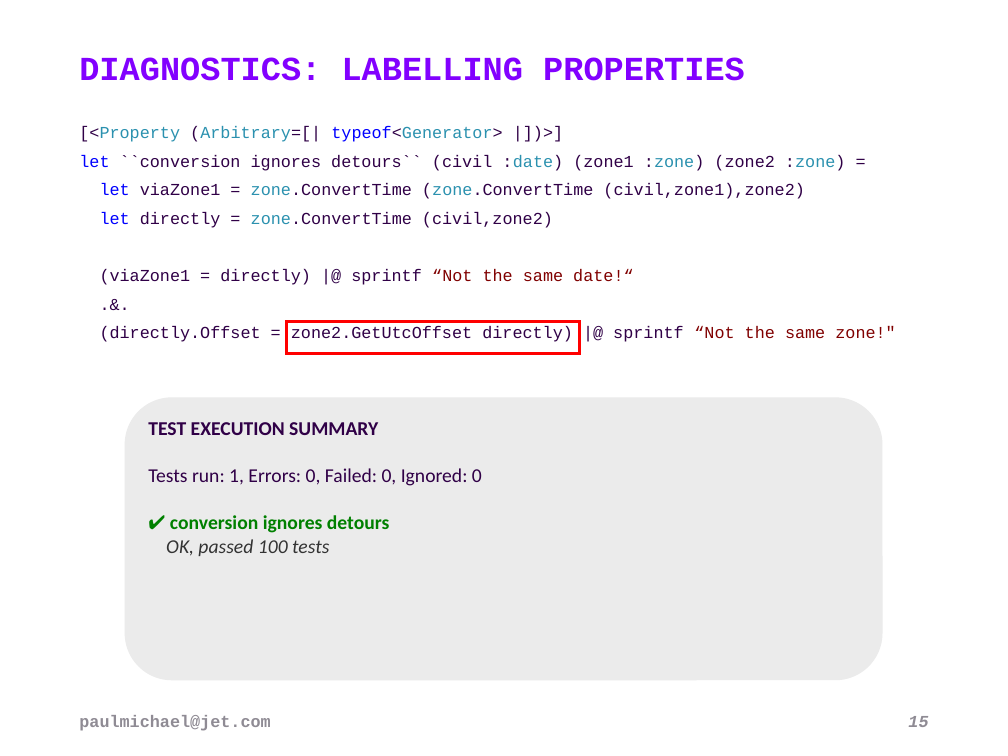
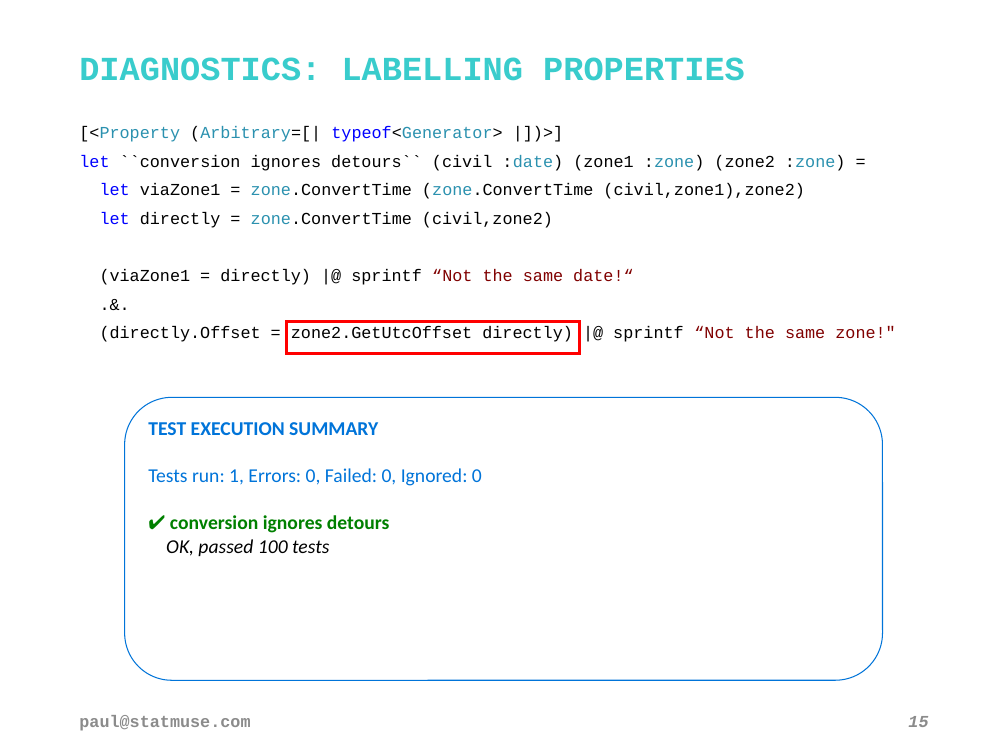
Before and after one commit to pblasucci/quickpbt, a slide deck: slide 15 of quickpbt.pptx. Drawn at 1008x756 pixels with LibreOffice and Linux fonts; fonts in the diff are those of the drawing; background and template pictures are left out. Boxes give left, top, right and bottom in pixels: in the first picture for what was removed or moved away, otherwise in the second. Text is boxed around its words. In the diff, an @@ line names an element or a change of style, - is before the commit and + after.

Commit message:
updated slide deck (statmuse); added pdf version of presentation

```diff
--- a/quickpbt.pptx
+++ b/quickpbt.pptx
@@ text "DIAGNOSTICS: LABELLING PROPERTIES" at bbox=[79, 57, 745, 81]: text colour #8200FF to #39CCCC @@
@@ text "[<Property (Arbitrary=[| typeof<Generator> |])>]" at bbox=[79, 126, 895, 342]: text colour #300047 to #000000 in "[<Property (Arbitrary=[| typeof<Generator> |])>]", "``conversion ignores detours`` (civil :date) (zone1 :zone) ...", "viaZone1 = zone.ConvertTime (zone.ConvertTime (civil,zone1), ...", "directly = zone.ConvertTime (civil,zone2)" and 3 more places @@
@@ rounded rectangle "TEST EXECUTION SUMMARY" at bbox=[125, 397, 883, 680]: fill #EBEBEB to none; outline none to #0074D9 0.75 pt @@
@@ text in rounded rectangle at bbox=[148, 422, 482, 556]: text colour #300047 to #0074D9 in "TEST EXECUTION SUMMARY", "Tests run: 1, Errors: 0, Failed: 0, ..."; text colour #333333 to #000000 in "OK, passed 100 tests" @@
@@ text at bbox=[79, 715, 250, 731]: text changed; text colour #8F8C95 to #8C8C8C @@
-paulmichael@jet.com
+paul@statmuse.com
```
Also in this commit, not shown: 22 other slides changed, 1 other file.
